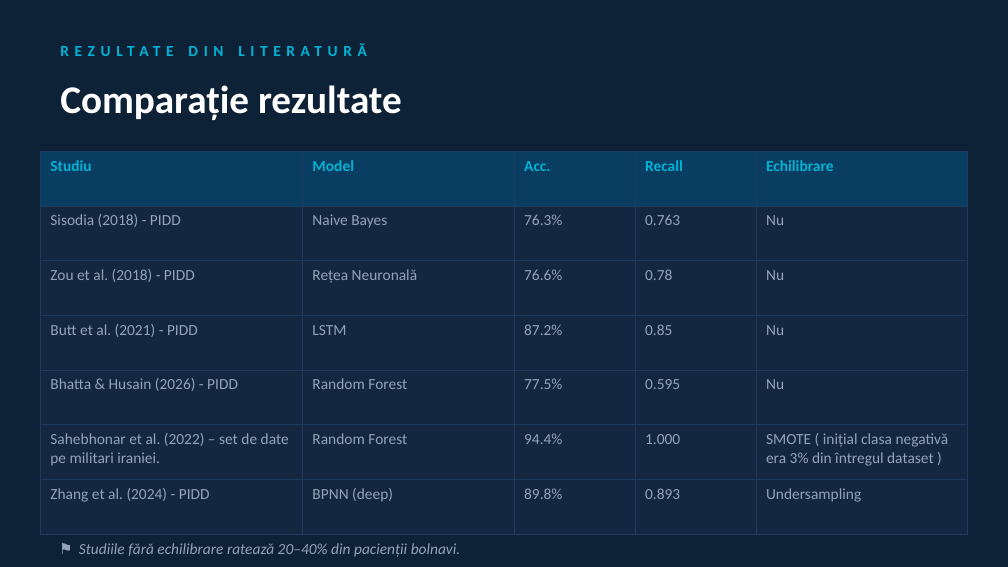
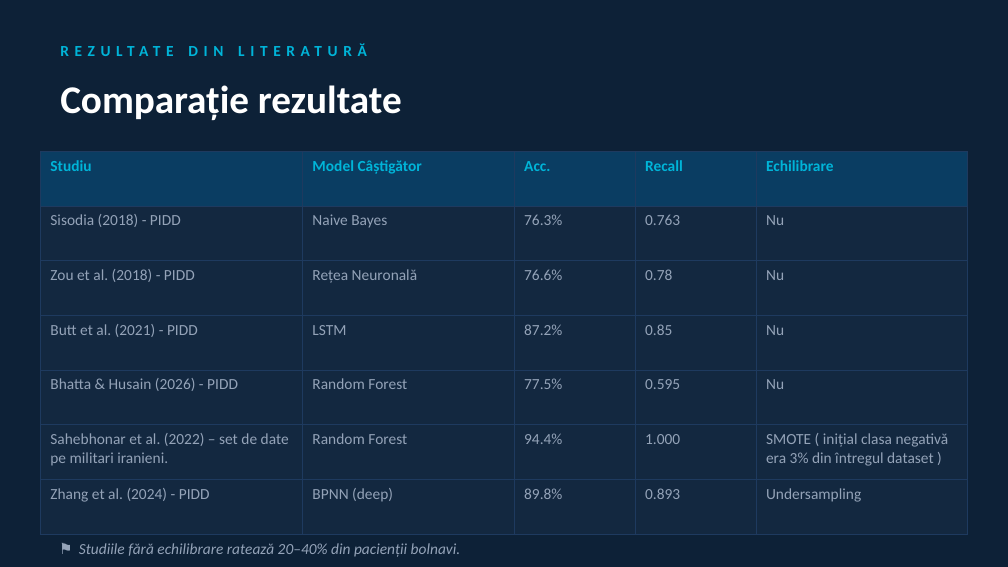
Before and after one commit to EmiCuciu/CS-UBB-FMI-INFO, a slide deck: slide 5 of 3rd Year/SEMESTER 2/TRSI/Raport de cercetare/DiabetRisc_Prezentare.pptx. Drawn at 1008x567 pixels with LibreOffice and Linux fonts; fonts in the diff are those of the drawing. Boxes give left, top, right and bottom in pixels: in the first picture for what was removed or moved away, otherwise in the second. Text is boxed around its words. In the diff, an @@ line names an element or a change of style, - is before the commit and + after.

```diff
--- a/3rd Year/SEMESTER 2/TRSI/Raport de cercetare/DiabetRisc_Prezentare.pptx
+++ b/3rd Year/SEMESTER 2/TRSI/Raport de cercetare/DiabetRisc_Prezentare.pptx
@@ table at bbox=[40, 151, 968, 534] @@
-row 1, column 2: Model
+row 1, column 2: Model Câștigător
-row 6, column 1: Sahebhonar et al. (2022) – set de date pe militari iraniei.
+row 6, column 1: Sahebhonar et al. (2022) – set de date pe militari iranieni.
```
Also in this commit, not shown: 4 other slides changed, 7 other files.
